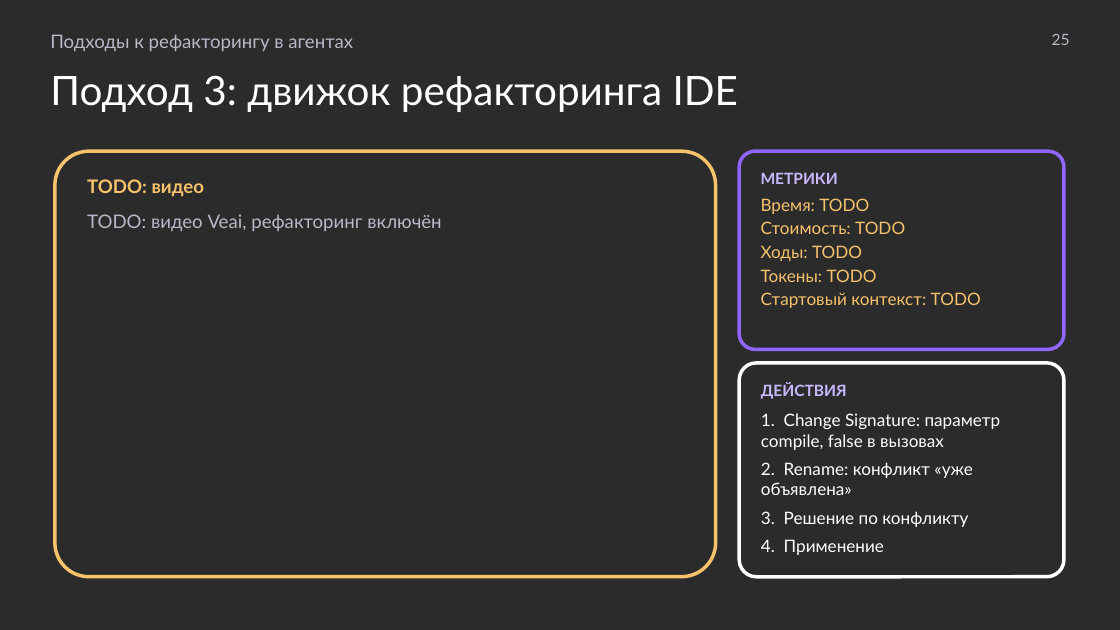
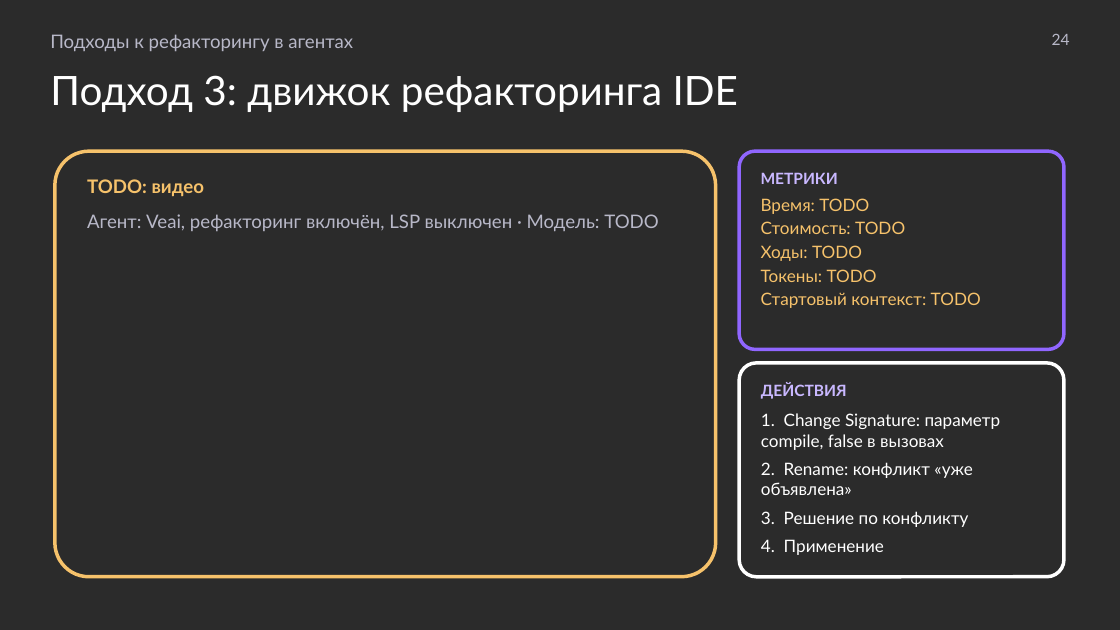
Before and after one commit to MchKosticyn/ide-refactoring-in-ai-agents, a slide deck: slide 24 of Доклад_ Рефакторинг в ИИ-агентах.pptx (slide 25 before the commit). Drawn at 1120x630 pixels with LibreOffice and Linux fonts; fonts in the diff are those of the drawing; background and template pictures are left out; a plain dark background stands for a picture behind light text. Boxes give left, top, right and bottom in pixels: in the first picture for what was removed or moved away, otherwise in the second. Text is boxed around its words. In the diff, an @@ line names an element or a change of style, - is before the commit and + after.

```diff
--- a/Доклад_ Рефакторинг в ИИ-агентах.pptx
+++ b/Доклад_ Рефакторинг в ИИ-агентах.pptx
@@ text at (x1=1052, y1=34, x2=1070, y2=45): text changed @@
-25
+24
@@ text in rounded rectangle at (x1=87, y1=214, x2=658, y2=231): text changed @@
-TODO: видео Veai, рефакторинг включён
+Агент: Veai, рефакторинг включён, LSP выключен · Модель: TODO
```
Also in this commit, not shown: 26 other slides changed, 1 slide removed, 1 other file.
